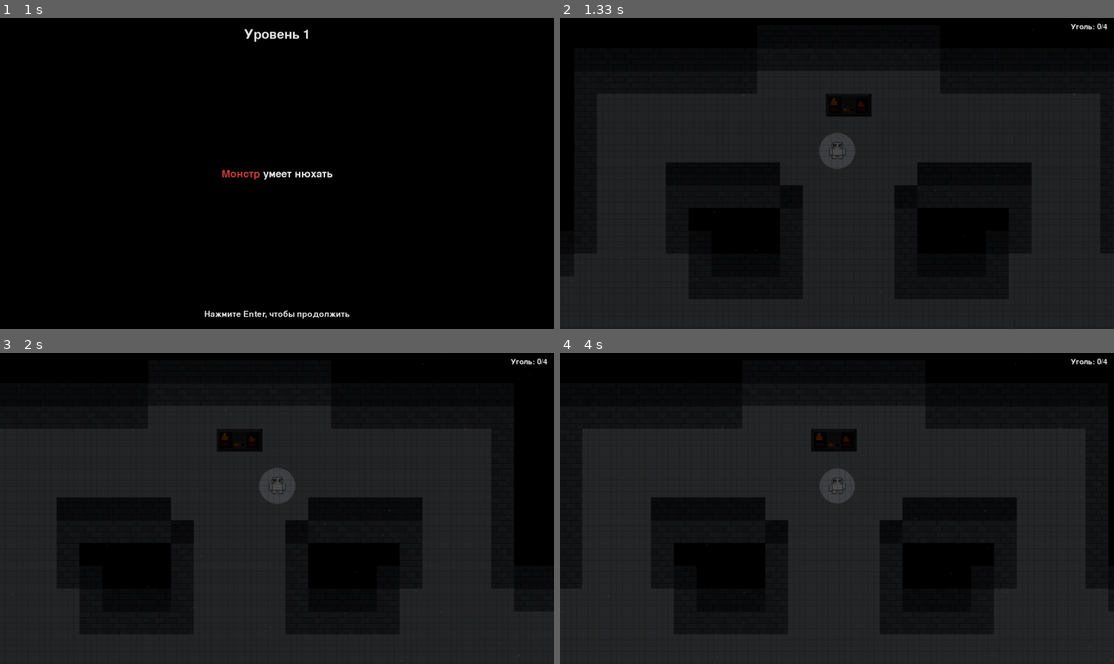
Above: before the commit, frames 1-4 (two rows, left to right).
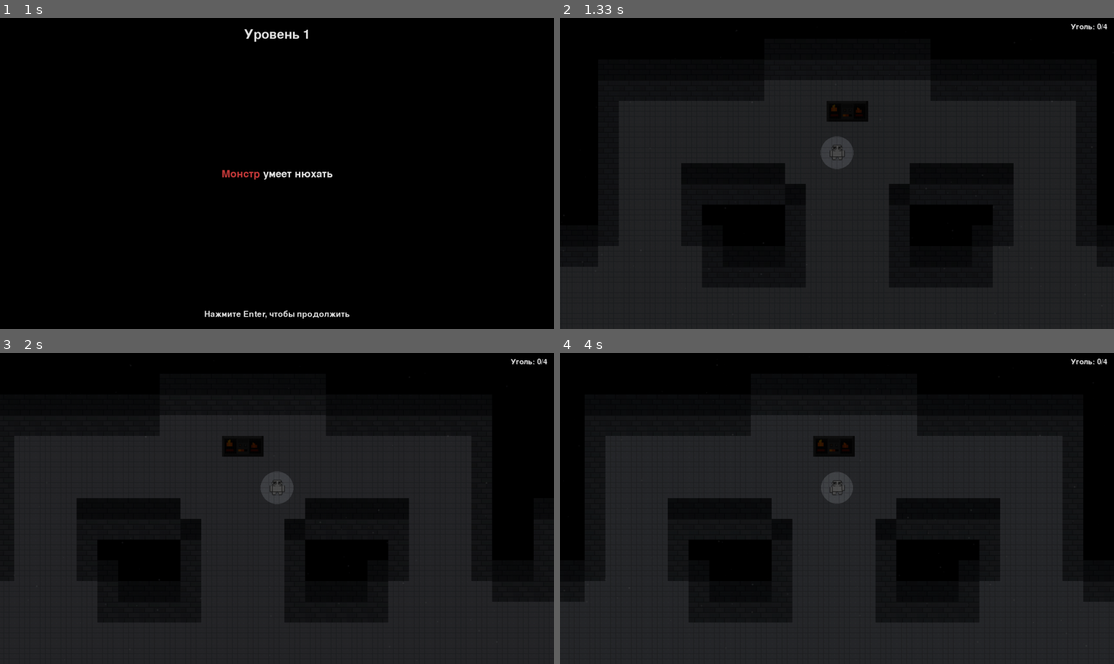
Above: after the commit, the same moments.

Repository: sser1to/pygame_project
Game: pygame game, started from main.py
Two runs of this game, one before a commit and one after it. Both use one fixed random seed, a clock stepped at 60 frames per second and the inputs below.
Inputs:
- Up to frame 1 (1 s): tap Enter at 0.33 s
- Up to frame 2 (1.33 s): tap Enter at 1.17 s
- Up to frame 3 (2 s): hold D 1.5-1.97 s
- Up to frame 4 (4 s): hold W 2-2.3 s; hold D 2.33-2.8 s; hold A 2.83-3.37 s; hold S 3.4-3.7 s; hold A from 3.73 s (still down)

Frame 1 is identical in both runs. In frame 2, 1.6% of the frame differs, in the area x 3-100%, y 17-91%; in frame 3, 1.7%; in frame 4, 2.5%, in the area x 0-100%, y 16-91%.

Commit message:
remove the screen zoom

Diff:
--- a/main.py
+++ b/main.py
@@ -4,7 +4,6 @@
 from entities import Item, Monster, Player, build_item_outlines
 from settings import (
     AMBIENT_VOLUME,
-    CAMERA_ZOOM,
     CHASE_VOLUME,
     COLD_MAX,
     COLD_RATE,
@@ -67,7 +66,6 @@
     toggle_fullscreen,
 )
 from world import (
-    blit_zoomed_world,
     build_dark_tiles,
     build_patrol_points,
     compute_camera,
@@ -353,7 +351,7 @@
         draw_item_outlines(world_surface, items, item_assets, item_outlines, camera, player, dark_tiles, visibility_tiles)
         draw_furnace_outline(world_surface, grid, player, camera)
         draw_dust(world_surface, camera, dt)
-        blit_zoomed_world(screen, world_surface, CAMERA_ZOOM)
+        screen.blit(world_surface, (0, 0))
 
         # Atmosphere effects
         draw_frost_overlay(screen, cold_value, freeze_enabled)
